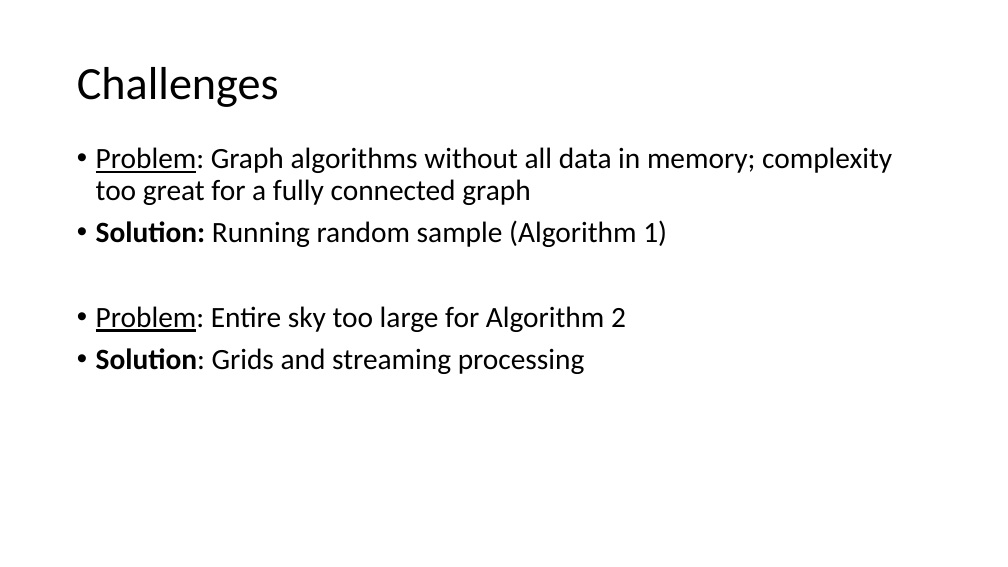
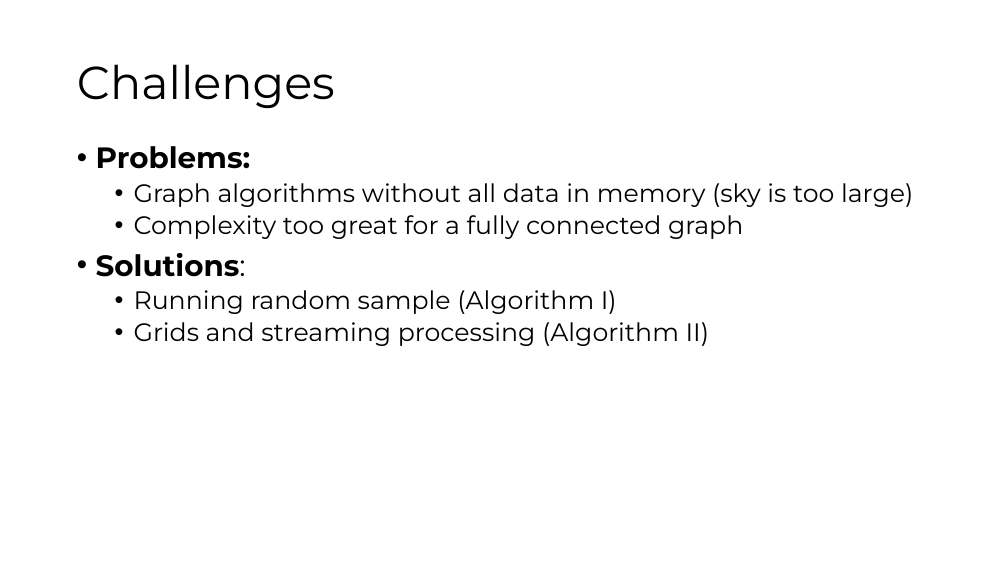
Before and after one commit to ibhojwani/seip_big_data, a slide deck: slide 16 of Presentation.pptx. Drawn at 1008x567 pixels with LibreOffice and Linux fonts; fonts in the diff are those of the drawing. Boxes give left, top, right and bottom in pixels: in the first picture for what was removed or moved away, otherwise in the second. Text is boxed around its words. In the diff, an @@ line names an element or a change of style, - is before the commit and + after.

```diff
--- a/Presentation.pptx
+++ b/Presentation.pptx
@@ title "Challenges" at <box>77,64,335,109</box>: font Calibri to Montserrat @@
@@ text at <box>96,146,913,346</box>: text changed; size 28 to 24 pt; font Calibri to Montserrat @@
-• Problem: Graph algorithms without all data in memory; complexity too great for a fully connected graph
-• Solution: Running random sample (Algorithm 1)
-• Problem: Entire sky too large for Algorithm 2
-• Solution: Grids and streaming processing
+• Problems:
+  • Graph algorithms without all data in memory (sky is too large)
+  • Complexity too great for a fully connected graph
+• Solutions:
+  • Running random sample (Algorithm I)
+  • Grids and streaming processing (Algorithm II)
```
Also in this commit, not shown: 9 other slides changed, 5 slides added, 8 slides removed, 3 other files.
